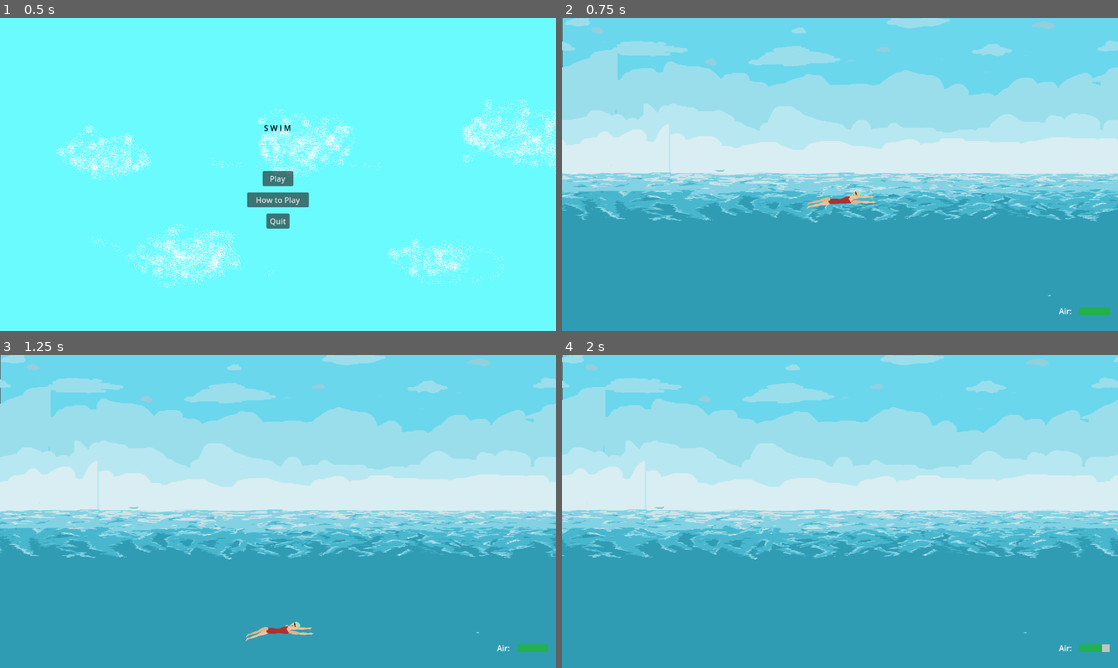
Above: before the commit, frames 1-4 (two rows, left to right).
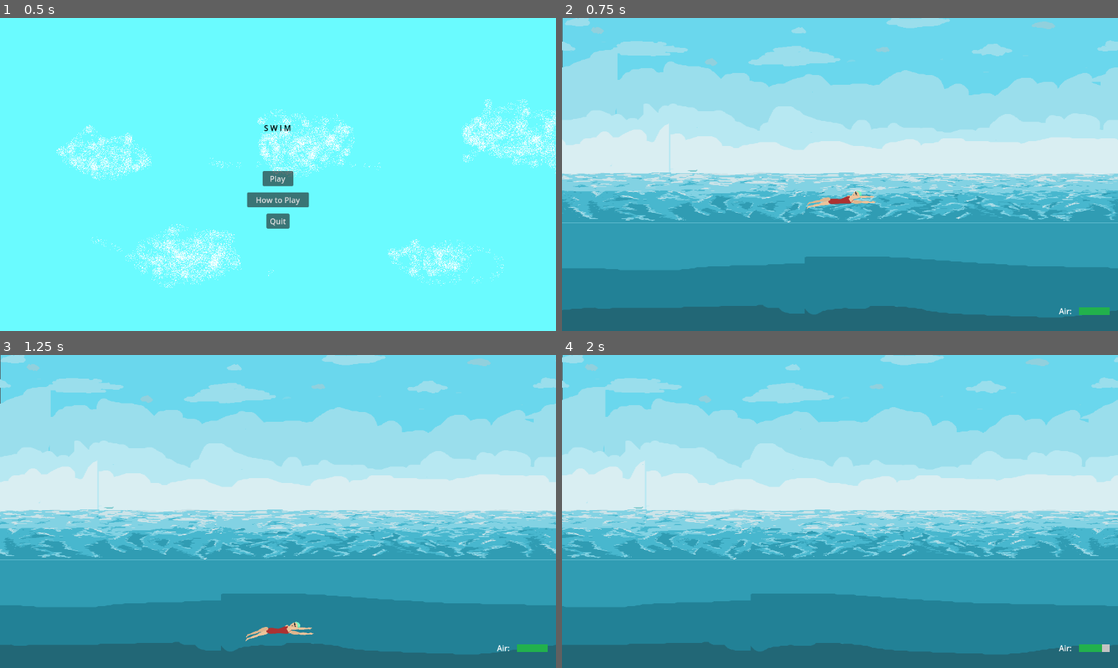
Above: after the commit, the same moments.

Repository: acnolan/Pixel-Game-Jam-2024
Game: Godot game, scene res://scenes/menu/start_screen.tscn
Two runs of this game, one before a commit and one after it. Both use one fixed random seed, a clock stepped at 60 frames per second and the inputs below.
Inputs:
- Up to frame 1 (0.5 s): no input
- Up to frame 2 (0.75 s): click "Play" at 0.5 s
- Up to frame 3 (1.25 s): no input
- Up to frame 4 (2 s): hold W from 1.28 s (still down); tap I at 1.35 s

Frame 1 is identical in both runs. In frame 2, 25% of the frame differs, in the area x 0-100%, y 34-100%; in frame 3, 25%; in frame 4, 25%.

Commit message:
Update parallax_background.tscn

Diff:
--- a/scenes/parallax_background.tscn
+++ b/scenes/parallax_background.tscn
@@ -9,7 +9,7 @@
 [ext_resource type="Texture2D" uid="uid://cbh3h4iajfxft" path="res://art/swim game water bg1-export.png" id="4_3jg8h"]
 [ext_resource type="Texture2D" uid="uid://byxho5q08uw2b" path="res://art/swim game water clouds fg2-export.png" id="4_u1ltu"]
 [ext_resource type="Texture2D" uid="uid://c4yauinump50v" path="res://art/swim game water clouds fg1-export.png" id="5_256qg"]
-[ext_resource type="Texture2D" uid="uid://dnij0val2myaf" path="res://art/swim game OCEAN-export.png" id="10_yv7p5"]
+[ext_resource type="Texture2D" uid="uid://dvi6lmci4yn71" path="res://art/deep water color.png" id="10_jl4g2"]
 
 [node name="ParallaxBackground" type="ParallaxBackground"]
 script = ExtResource("1_wlfnx")
@@ -55,6 +55,7 @@
 texture = ExtResource("5_256qg")
 
 [node name="Water fg1" type="ParallaxLayer" parent="."]
+motion_scale = Vector2(0.9, 1)
 motion_mirroring = Vector2(1150, 0)
 
 [node name="Sprite2D" type="Sprite2D" parent="Water fg1"]
@@ -78,9 +79,9 @@
 texture = ExtResource("4_3jg8h")
 
 [node name="Ocean fg" type="ParallaxLayer" parent="."]
-motion_scale = Vector2(0.4, 1)
+motion_scale = Vector2(0.9, 1)
 motion_mirroring = Vector2(1150, 0)
 
 [node name="Sprite2D" type="Sprite2D" parent="Ocean fg"]
-position = Vector2(1152, 647)
-texture = ExtResource("10_yv7p5")
+position = Vector2(576, 151)
+texture = ExtResource("10_jl4g2")
